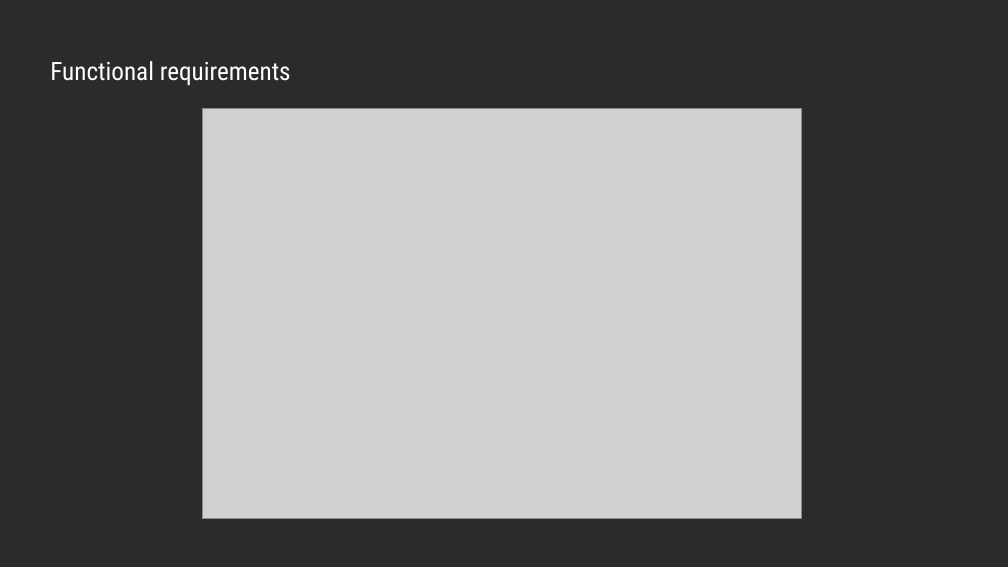
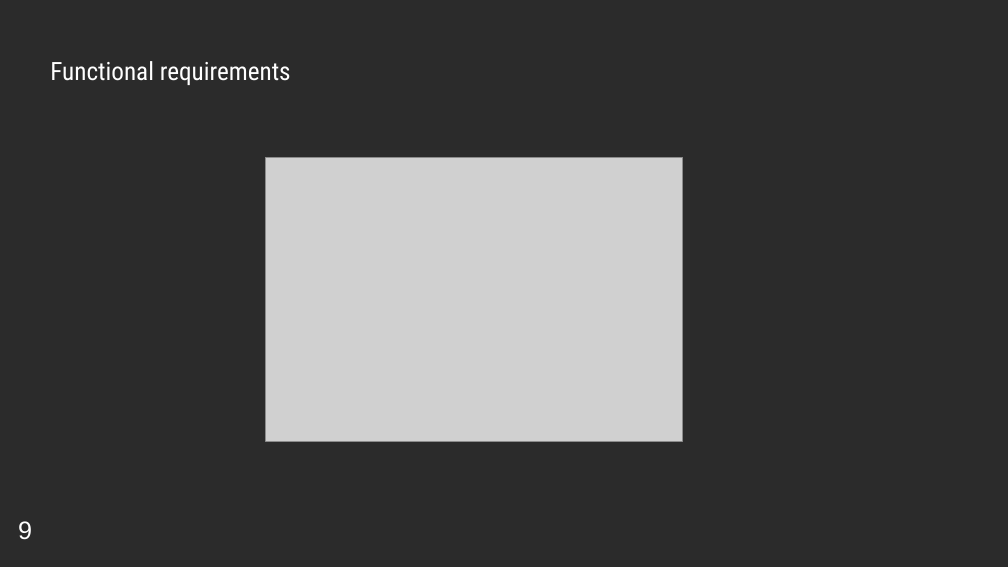
Before and after one commit to YoussifAssem/Genatac, a slide deck: slide 12 of E-Genetics/presentations/SRS (2).pptx (slide 13 before the commit). Drawn at 1008x567 pixels with LibreOffice and Linux fonts; fonts in the diff are those of the drawing; grey boxes stand for pictures; background and template pictures are left out; a plain dark background stands for a picture behind light text. Boxes give left, top, right and bottom in pixels: in the first picture for what was removed or moved away, otherwise in the second. Text is boxed around its words. In the diff, an @@ line names an element or a change of style, - is before the commit and + after.

```diff
--- a/E-Genetics/presentations/SRS (2).pptx
+++ b/E-Genetics/presentations/SRS (2).pptx
@@ picture removed at <box>203,109,801,518</box> @@
@@ picture added at <box>266,157,683,440</box> @@
@@ text added at <box>18,521,32,540</box>, 18 pt, text #FFFFFF @@
+9
```
Also in this commit, not shown: 15 other slides changed.
